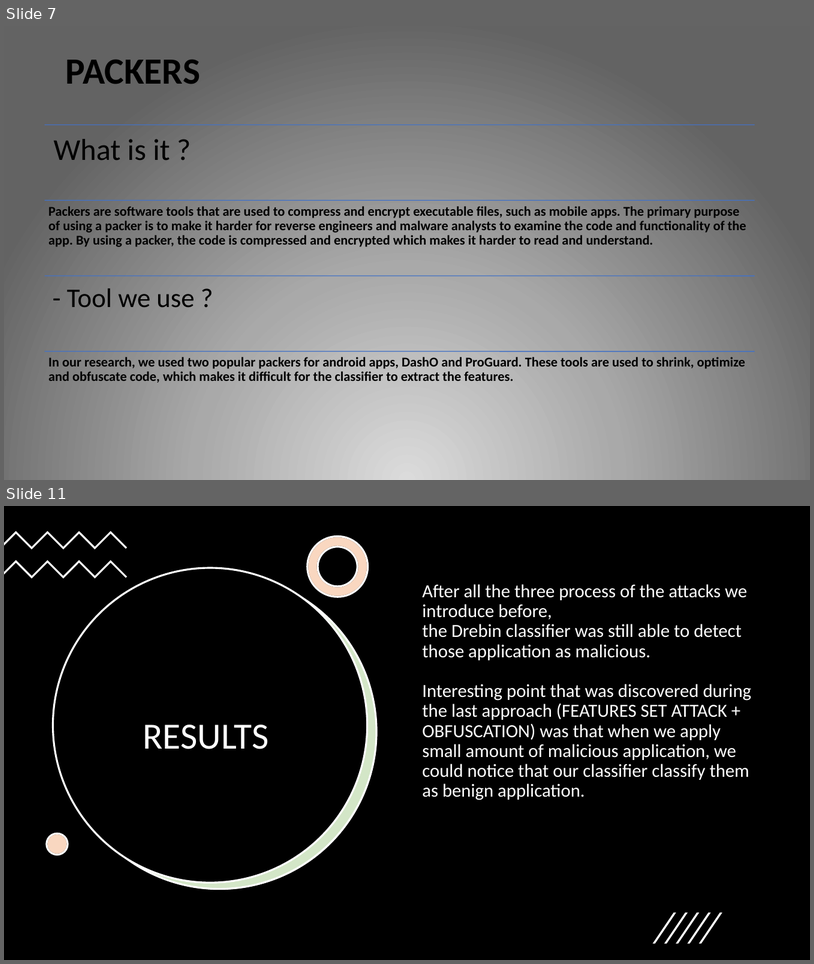
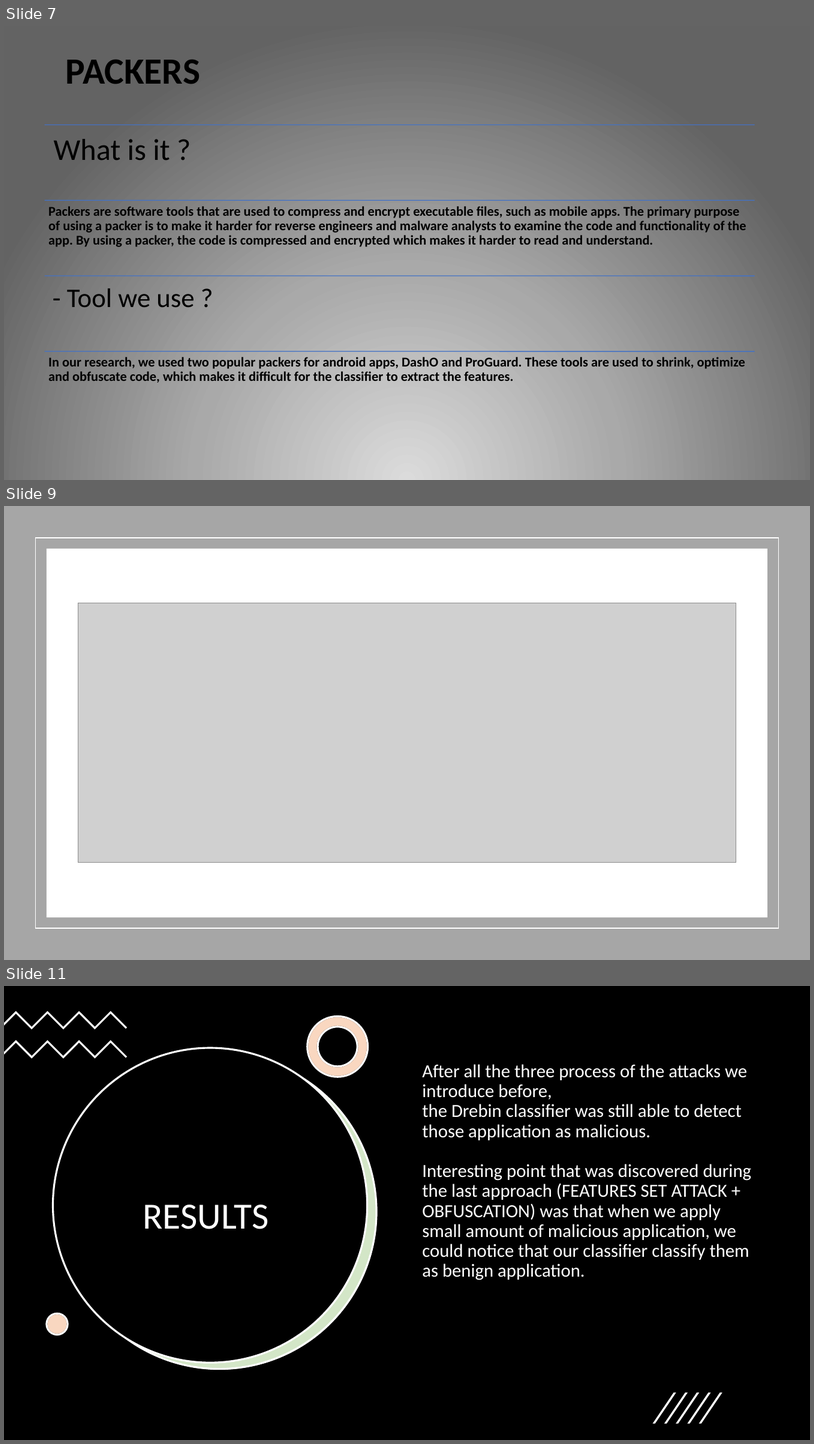
Before and after one commit to TalMalchi/drebin-android-attack, a slide deck: Presentation.pptx. Shown one above the other, each under a label of ours: slides 7 and 11 before the commit, slides 7, 9 and 11 after it; the slides between them are not shown. The pictures are 814x964 and 814x1444 pixels, drawn with LibreOffice and Linux fonts; fonts in the diff are those of the drawing; grey boxes stand for pictures. Boxes give left, top, right and bottom in pixels: in the first picture for what was removed or moved away, otherwise in the second. Text is boxed around its words. In the diff, an @@ line names an element or a change of style, - is before the commit and + after.

```diff
--- a/Presentation.pptx
+++ b/Presentation.pptx
@@ slide 9 added at box(4, 506, 810, 960), background #FFFFFF @@
@@ rectangle added at box(4, 506, 810, 960), fill #A6A6A6 @@
@@ rectangle added at box(35, 538, 779, 928), outline #FFFFFF 1 pt @@
@@ rectangle added at box(47, 549, 768, 917), fill #FFFFFF @@
@@ picture added at box(78, 603, 737, 862) @@
```
Also in this commit, not shown: 4 slides changed, 1 slide removed.
